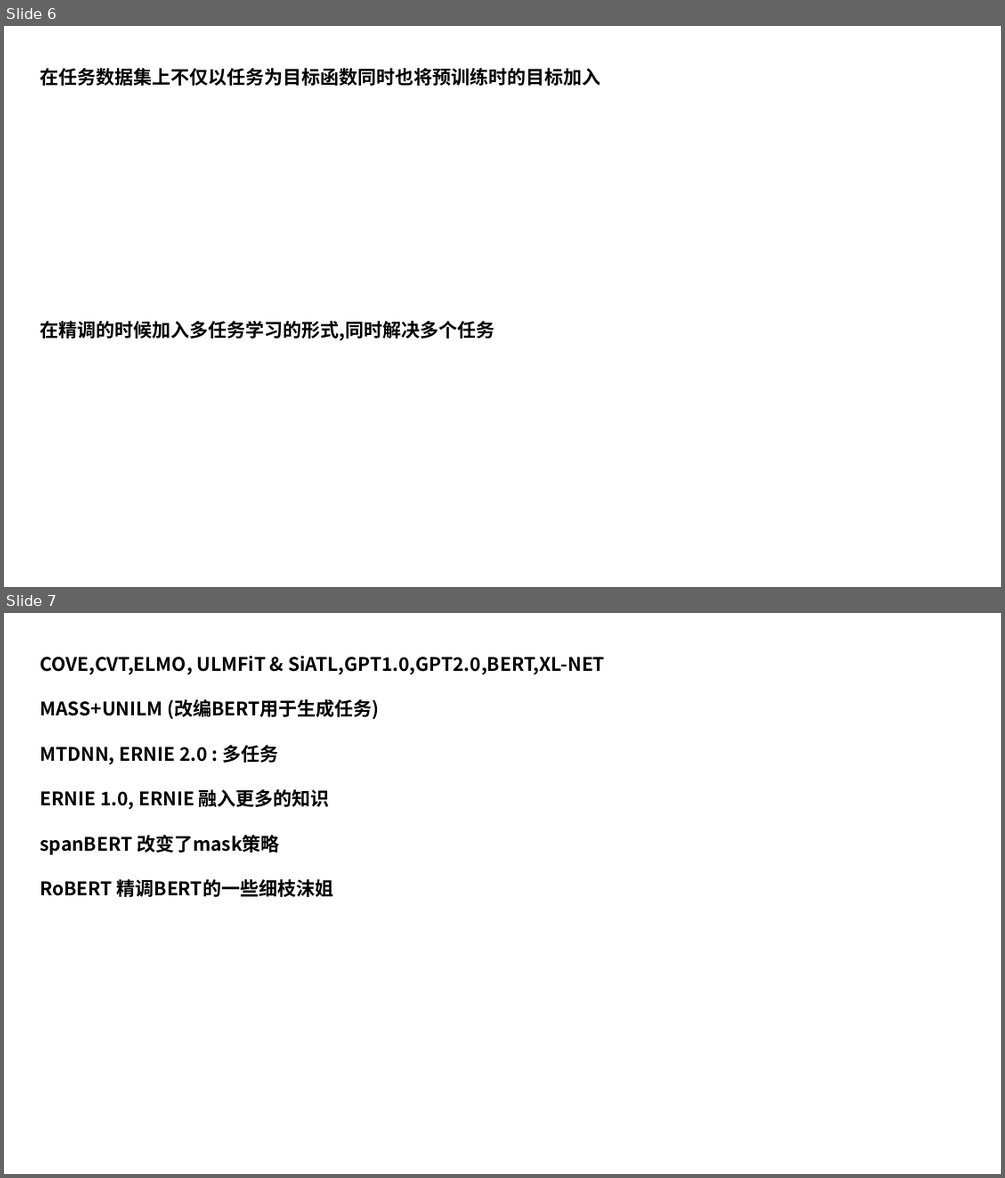
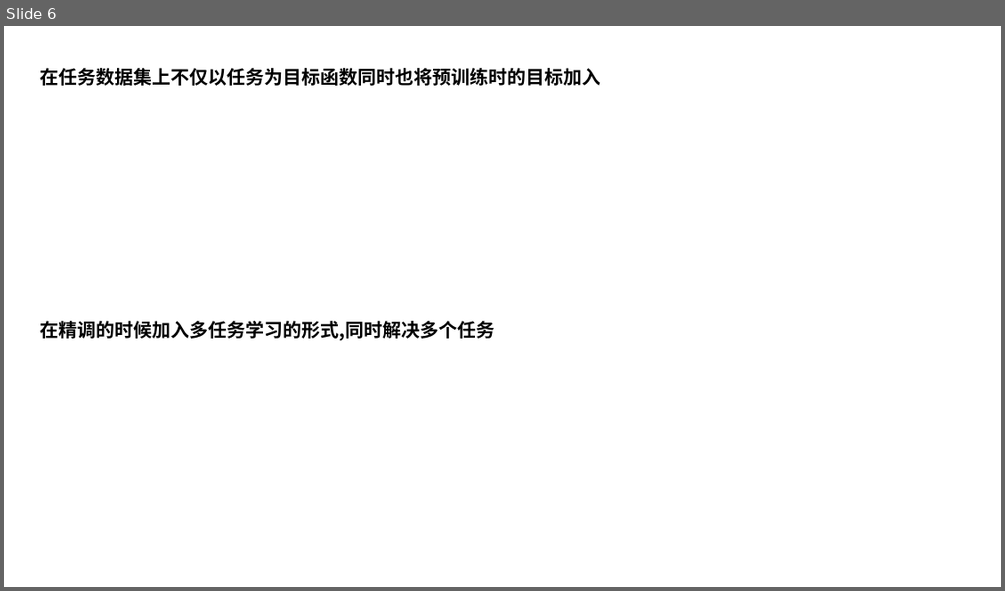
Before and after one commit to xiaojkql/Interview-Prepare, a slide deck: 预训练模型/summary.pptx. Shown one above the other, each under a label of ours: slides 6 and 7 before the commit, slide 6 after it. The pictures are 1005x1178 and 1005x591 pixels, drawn with LibreOffice and Linux fonts; fonts in the diff are those of the drawing. Boxes give left, top, right and bottom in pixels: in the first picture for what was removed or moved away, otherwise in the second. Text is boxed around its words. In the diff, an @@ line names an element or a change of style, - is before the commit and + after.

```diff
--- a/预训练模型/summary.pptx
+++ b/预训练模型/summary.pptx
@@ slide 7 removed at (4,613,1001,1174), background #FFFFFF @@
@@ text removed at (40,656,605,897) @@
-COVE,CVT,ELMO, ULMFiT & SiATL,GPT1.0,GPT2.0,BERT,XL-NET
-MASS+UNILM (改编BERT用于生成任务)
-MTDNN, ERNIE 2.0 : 多任务
-ERNIE 1.0, ERNIE 融入更多的知识
-spanBERT 改变了mask策略
-RoBERT 精调BERT的一些细枝沫姐
```
Also in this commit, not shown: 1 slide changed, 18 slides added.
